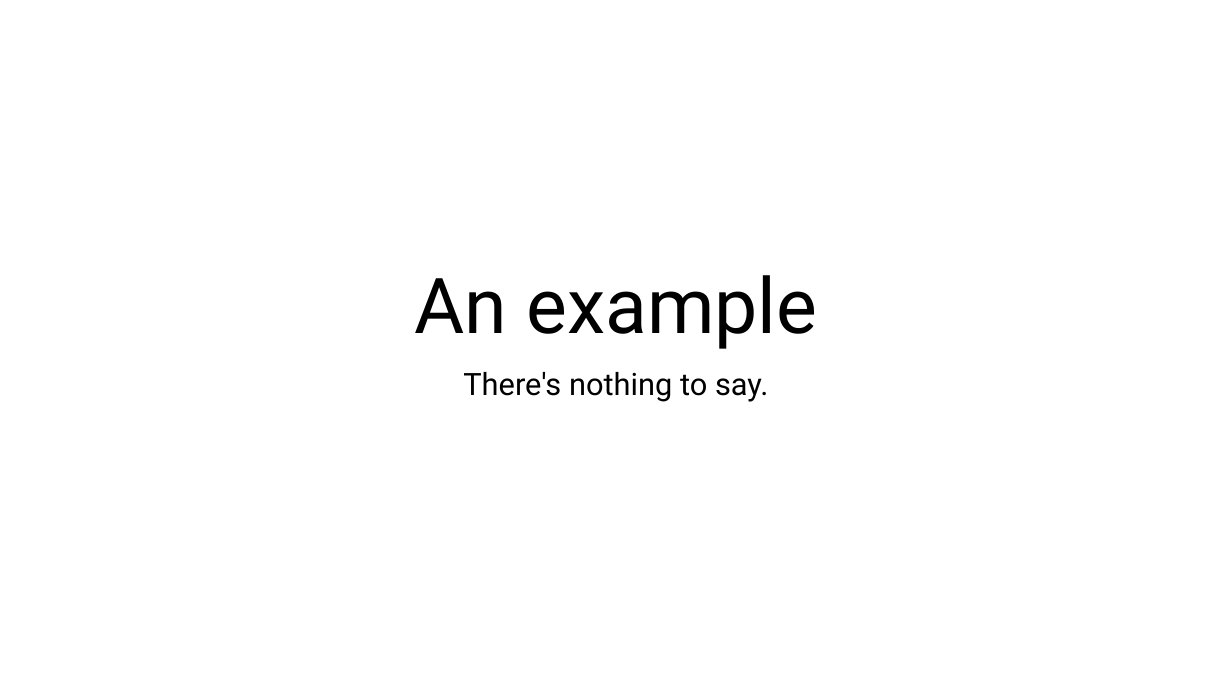
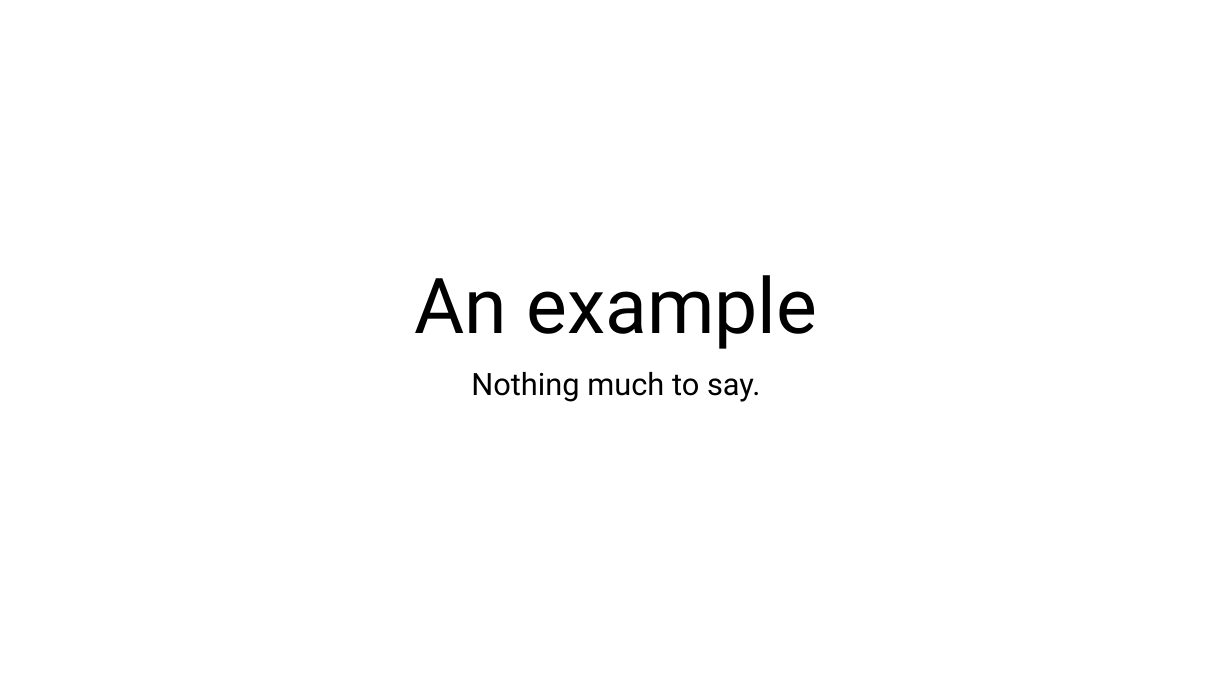
Before and after one commit to jhlimm8/AutoTranslatePPT, a slide deck: slide 1 of output.pptx. Drawn at 1232x693 pixels with LibreOffice and Linux fonts; fonts in the diff are those of the drawing. Boxes give left, top, right and bottom in pixels: in the first picture for what was removed or moved away, otherwise in the second. Text is boxed around its words. In the diff, an @@ line names an element or a change of style, - is before the commit and + after.

Commit message:
update example

```diff
--- a/output.pptx
+++ b/output.pptx
@@ subtitle at [471, 372, 761, 402]: text changed @@
-There's nothing to say.
+Nothing much to say.
```
Also in this commit, not shown: 1 other slide changed.
